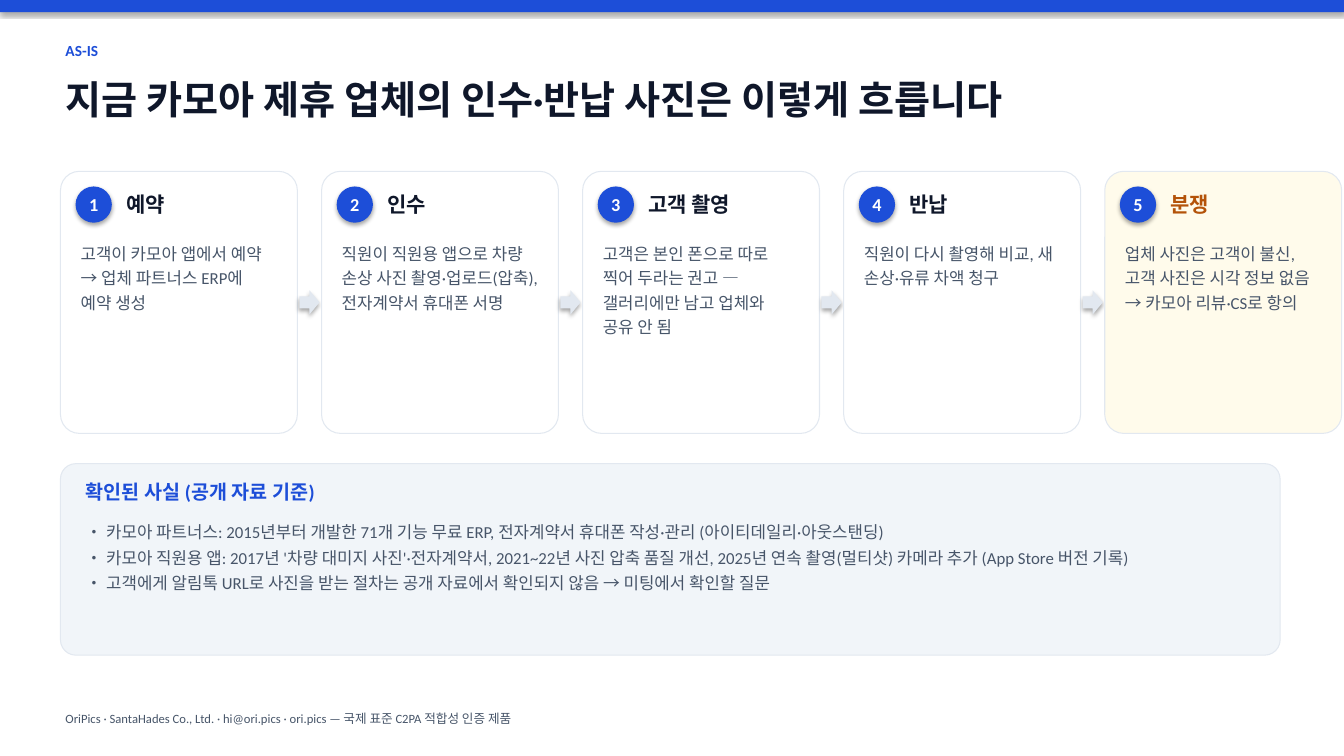
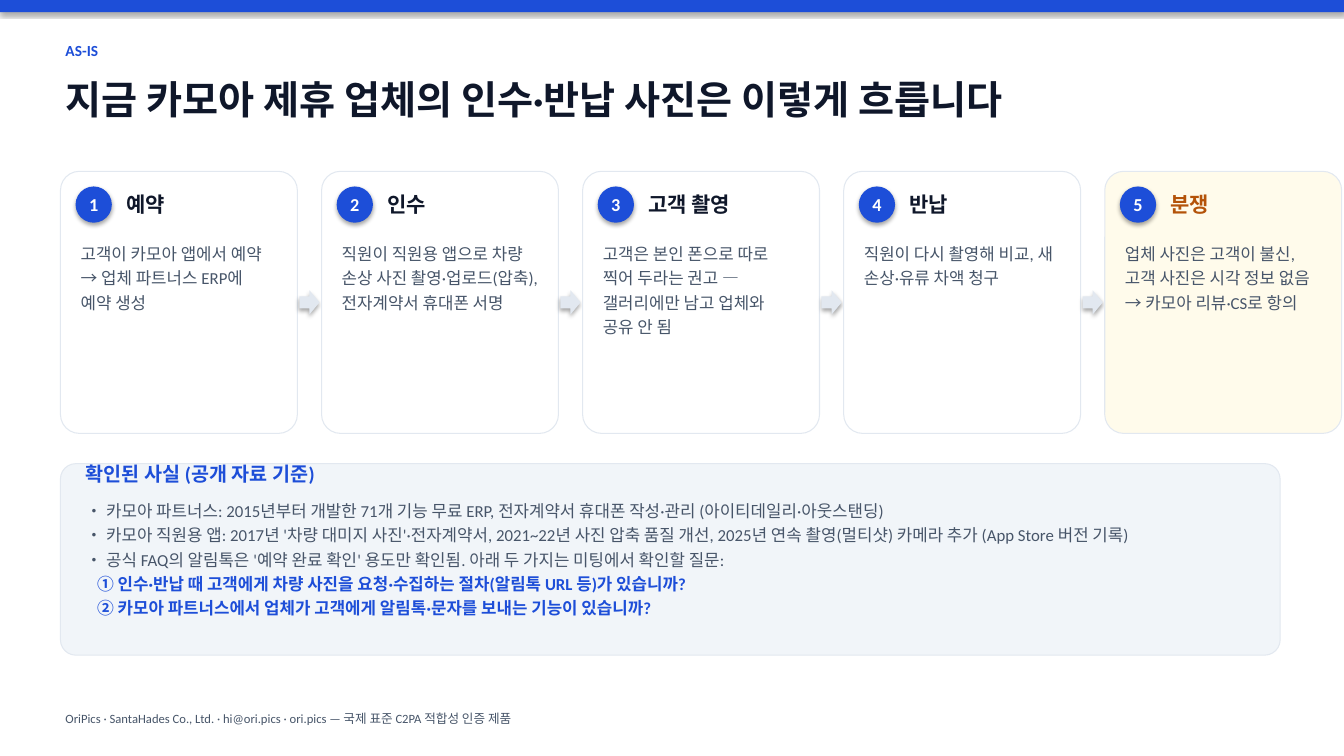
Before and after one commit to SantaHades/OriPics-MVP-Front, a slide deck: slide 3 of docs/gtm/proposal-carmore.pptx. Drawn at 1344x756 pixels with LibreOffice and Linux fonts; fonts in the diff are those of the drawing. Boxes give left, top, right and bottom in pixels: in the first picture for what was removed or moved away, otherwise in the second. Text is boxed around its words. In the diff, an @@ line names an element or a change of style, - is before the commit and + after.

Commit message:
docs(gtm): 카모아 PPT 3번 슬라이드 — 미팅 확인 질문 2가지 추가

```diff
--- a/docs/gtm/proposal-carmore.pptx
+++ b/docs/gtm/proposal-carmore.pptx
@@ text "확인된 사실 (공개 자료 기준)": place and size @@
-text "확인된 사실 (공개 자료 기준)" at [86, 482, 314, 502]
+text "확인된 사실 (공개 자료 기준)" at [86, 464, 314, 484]
@@ text "• 카모아 파트너스: 2015년부터 개발한 ...": place and size @@
-text "• 카모아 파트너스: 2015년부터 개발한 ..." at [106, 524, 1128, 591]
+text "• 카모아 파트너스: 2015년부터 개발한 ..." at [97, 503, 1128, 616]
@@ text at [106, 503, 1128, 544]: line spacing 1.25 to 1.2 @@
@@ text at [97, 552, 725, 616]: text changed; text colour #475569 to #1D4ED8; bold on @@
-• 고객에게 알림톡 URL로 사진을 받는 절차는 공개 자료에서 확인되지 않음 → 미팅에서 확인할 질문
+• 공식 FAQ의 알림톡은 '예약 완료 확인' 용도만 확인됨. 아래 두 가지는 미팅에서 확인할 질문:
+① 인수·반납 때 고객에게 차량 사진을 요청·수집하는 절차(알림톡 URL 등)가 있습니까?
+② 카모아 파트너스에서 업체가 고객에게 알림톡·문자를 보내는 기능이 있습니까?
```
